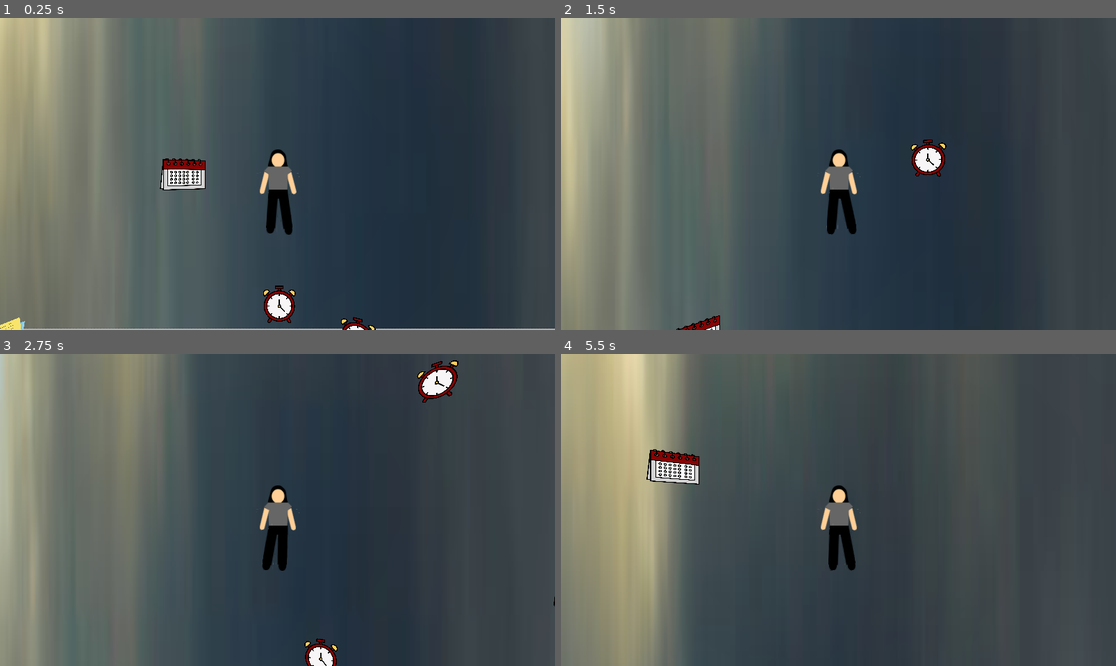
Above: before the commit, frames 1-4 (two rows, left to right).
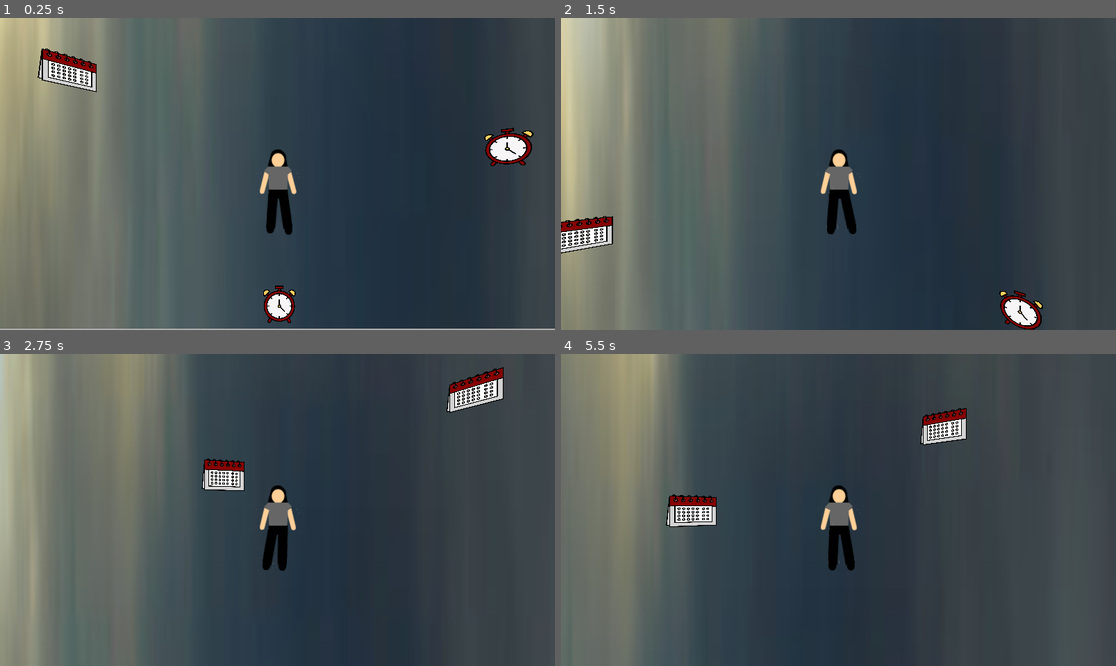
Above: after the commit, the same moments.

Repository: akkajoe/FallingUp
Game: Godot game, scene res://main.tscn
Two runs of this game, one before a commit and one after it. Both use one fixed random seed, a clock stepped at 60 frames per second and the inputs below. This scene is started directly instead of the project's main scene.
Inputs:
- Up to frame 1 (0.25 s): no input
- Up to frame 2 (1.5 s): tap Enter (ui_accept) at 0.5, 0.77 s; hold Right (right) 0.53-1.28 s; hold A (left) from 1.28 s (still down)
- Up to frame 3 (2.75 s): tap Enter (ui_accept) at 1.52 s; release A (left) at 2.03 s; hold Right (right) from 2.03 s (still down)
- Up to frame 4 (5.5 s): tap Enter (ui_accept) at 3.02, 3.77, 4.52 s; release Right (right) at 3.53 s; hold A (left) from 3.53 s (still down)

The runs differ from the first frame. In frame 1, 2.8% of the frame differs, in the area x 0-97%, y 9-100%; in frame 2, 2.3%; in frame 3, 2.7%; in frame 4, 24%, in the area x 0-74%, y 0-100%.

Commit message:
player respawing with fresh chunks after win

Diff:
--- a/fallingup/chunk.gd
+++ b/fallingup/chunk.gd
@@ -1,4 +1,5 @@
 extends Node3D
+class_name Chunk
 
 @export var chunk_height  = 300.0
 @export var obstacle_scene = preload("res://obstacle.tscn")
--- a/fallingup/main.gd
+++ b/fallingup/main.gd
@@ -1,10 +1,22 @@
 extends Node3D
 
-@export var chunk_scene= preload("res://chunk.tscn")
+@export var chunk_scene = preload("res://chunk.tscn")
 @export var chunk_spacing = 80.0
 
 var max_y_position = 0.0
 var chunk_count = 0
+
+func _ready():
+	# Reset chunk state
+	max_y_position = 0.0
+	chunk_count = 0
+	Chunk.global_positions.clear()
+
+	# Spawn initial chunks
+	for i in range(6):
+		spawn_chunk()
+		max_y_position += chunk_spacing
+
 
 func _process(_delta):
 	if $player.global_position.y > max_y_position - chunk_spacing * 5:
@@ -13,9 +25,14 @@
 
 func spawn_chunk():
 	var chunk = chunk_scene.instantiate()
+	chunk.name = "chunk_%d" % chunk_count  # Assign unique name
+	chunk_count += 1
 	add_child(chunk)
 	chunk.position.y = max_y_position
 
 func _on_obstacle_body_entered(body: Node) -> void:
-	# this will be called when the player hits an obstacle
 	print("Collision with:", body.name)
+
+func reset_game():
+	await get_tree().create_timer(0.5).timeout  # Optional short delay
+	get_tree().reload_current_scene()
--- a/fallingup/playebr.tscn
+++ b/fallingup/playebr.tscn
@@ -53,7 +53,7 @@
 transform = Transform3D(1, -4.91186e-19, 1.97622e-09, 1.97622e-09, 5.98532e-08, -1, -1.17792e-16, 1, 5.98532e-08, -0.0326604, 4.34909, -0.0057102)
 collision_layer = 2
 collision_mask = 2
-joint_offset = Transform3D(1, 0, 0, 0, 1, 0, 0, 0, 1, -1.85127e-09, -2.32833e-10, 0.936775)
+joint_offset = Transform3D(1, 0, 0, 0, 1, 0, 0, 0, 1, -1.85127e-09, -2.32834e-10, 0.936775)
 body_offset = Transform3D(1, -4.91186e-19, 1.97622e-09, 1.97622e-09, 2.48548e-10, -1, 0, 1, 2.48548e-10, 0, 0.936775, 0)
 bone_name = "Bone"
 
@@ -62,7 +62,7 @@
 shape = SubResource("CapsuleShape3D_iyp34")
 
 [node name="Physical Bone Bone_001" type="PhysicalBone3D" parent="Armature/Skeleton3D/PhysicalBoneSimulator3D" index="1"]
-transform = Transform3D(1, 5.50263e-15, 5.14024e-09, -2.0142e-10, 0.999232, 0.039184, -5.13629e-09, -0.039184, 0.999232, -0.0326604, 5.27187, -0.36778)
+transform = Transform3D(1, 5.50263e-15, 5.14024e-09, -2.01421e-10, 0.999232, 0.039184, -5.13629e-09, -0.039184, 0.999232, -0.0326604, 5.27187, -0.36778)
 collision_layer = 2
 collision_mask = 2
 joint_type = 1
@@ -94,7 +94,7 @@
 shape = SubResource("CapsuleShape3D_kctm3")
 
 [node name="Physical Bone Bone_004" type="PhysicalBone3D" parent="Armature/Skeleton3D/PhysicalBoneSimulator3D" index="3"]
-transform = Transform3D(1, 5.85162e-15, -4.99055e-09, 4.74649e-10, -0.995467, 0.0951085, -4.96793e-09, -0.0951085, -0.995467, -0.0326604, 5.25036, 0.36583)
+transform = Transform3D(1, 5.79611e-15, -4.99055e-09, 4.74649e-10, -0.995467, 0.0951085, -4.96793e-09, -0.0951085, -0.995467, -0.0326604, 5.25036, 0.36583)
 collision_layer = 2
 collision_mask = 2
 joint_type = 1
@@ -110,7 +110,7 @@
 shape = SubResource("CapsuleShape3D_d1y1e")
 
 [node name="Physical Bone Bone_005" type="PhysicalBone3D" parent="Armature/Skeleton3D/PhysicalBoneSimulator3D" index="4"]
-transform = Transform3D(1, 2.45619e-07, -6.94434e-10, 1.8144e-07, -0.736794, 0.676117, 1.65556e-07, -0.676117, -0.736794, -0.0326604, 4.8457, 1.13967)
+transform = Transform3D(1, 2.45619e-07, -6.94435e-10, 1.8144e-07, -0.736794, 0.676117, 1.65556e-07, -0.676117, -0.736794, -0.0326604, 4.8457, 1.13967)
 collision_layer = 2
 collision_mask = 2
 joint_type = 1
@@ -126,7 +126,7 @@
 shape = SubResource("CapsuleShape3D_q41k5")
 
 [node name="Physical Bone Bone_007" type="PhysicalBone3D" parent="Armature/Skeleton3D/PhysicalBoneSimulator3D" index="5"]
-transform = Transform3D(1, 1.58602e-15, 9.58272e-09, -4.06005e-09, 0.90581, 0.423685, -8.68012e-09, -0.423685, 0.90581, -0.0326604, 3.32997, -0.181778)
+transform = Transform3D(1, 1.58603e-15, 9.58272e-09, -4.06006e-09, 0.90581, 0.423685, -8.68012e-09, -0.423685, 0.90581, -0.0326604, 3.32997, -0.181778)
 collision_layer = 2
 collision_mask = 2
 joint_offset = Transform3D(1, 0, 0, 0, 1, 0, 0, 0, 1, 1.86264e-09, -4.4208e-07, 0.194376)
@@ -154,10 +154,10 @@
 shape = SubResource("CapsuleShape3D_bi168")
 
 [node name="Physical Bone Bone_010" type="PhysicalBone3D" parent="Armature/Skeleton3D/PhysicalBoneSimulator3D" index="7"]
-transform = Transform3D(-1, -6.27833e-07, 8.2723e-09, -5.70361e-07, 0.913812, 0.406139, -2.62547e-07, 0.406139, -0.913812, -0.032864, 3.33281, 0.173197)
+transform = Transform3D(-1, -6.27833e-07, 8.27228e-09, -5.70361e-07, 0.913812, 0.406139, -2.62547e-07, 0.406139, -0.913812, -0.032864, 3.33281, 0.173197)
 collision_layer = 2
 collision_mask = 2
-joint_offset = Transform3D(1, 0, 0, 0, 1, 0, 0, 0, 1, -0.000203694, -5.64358e-07, 0.195781)
+joint_offset = Transform3D(1, 0, 0, 0, 1, 0, 0, 0, 1, -0.000203693, -5.64358e-07, 0.195781)
 body_offset = Transform3D(1, 4.26326e-14, -8.27244e-09, -8.27249e-09, 5.36442e-07, -1, 1.42109e-14, 1, 4.47035e-07, 0.000203695, 0.195781, 4.76837e-07)
 bone_name = "Bone.010"
 
@@ -170,7 +170,7 @@
 collision_layer = 2
 collision_mask = 2
 joint_type = 1
-joint_offset = Transform3D(1, 0, 0, 0, 1, 0, 0, 0, 1, 1.15956e-09, -2.30624e-08, 0.854779)
+joint_offset = Transform3D(1, 0, 0, 0, 1, 0, 0, 0, 1, 1.15957e-09, -2.30625e-08, 0.854779)
 body_offset = Transform3D(1, 5.68434e-14, -1.35657e-09, -1.35657e-09, -2.82175e-09, -1, 0, 1, 2.69806e-08, 0, 0.854779, 0)
 bone_name = "Bone.011"
 joint_constraints/bias = 0.3
--- a/fallingup/player.gd
+++ b/fallingup/player.gd
@@ -38,6 +38,30 @@
 
 func _ready():
 	name = "player"
+
+	# ✅ RESET GAME STATE
+	state = "floating"
+	time_since_last_collect = 0.0
+	_ground_contact_started = false
+	_ground_contact_time = 0.0
+	in_knockback = false
+	knockback_velocity = 0.0
+	knockback_timer = 0.0
+	current_turn_speed = 0.0
+	ragdoll_started = false
+	collided_with_obstacle = false
+	spin_fall = false
+	velocity = Vector3.ZERO
+
+	# Reset material color
+	_set_color(Color(1, 1, 1))
+
+	# Reset glow strength
+	if world_env and world_env.environment:
+		world_env.environment.glow_strength = 0.0
+
+	# Refresh override materials
+	override_mats.clear()
 	for m in get_children():
 		if m is MeshInstance3D:
 			var orig = m.mesh.surface_get_material(0) as StandardMaterial3D
@@ -46,6 +70,7 @@
 			var dup = orig.duplicate() as StandardMaterial3D
 			m.set_surface_override_material(0, dup)
 			override_mats.append(dup)
+
 
 func _set_color(c) -> void:
 	for mat in override_mats:
@@ -79,12 +104,21 @@
 		time_since_last_collect = 0.0
 
 	# WIN (green) check
+	# WIN (green) check
 	if state != "gameover" and world_env.environment.glow_strength >= glow_green_threshold:
 		state = "gameover"
 		_set_color(Color(0,1,0))
 		velocity = Vector3.ZERO
 		move_and_slide()
+
+		print("You win! Restarting...")
+		await get_tree().create_timer(2.0).timeout  # optional delay before restart
+		var main = get_tree().current_scene
+		main.reset_game()
+		_ready()  # reinitialize player
+
 		return
+
 
 	# Freeze if gameover
 	if state == "gameover":
--- a/fallingup/test2.tscn
+++ b/fallingup/test2.tscn
@@ -45,11 +45,11 @@
 script = ExtResource("2_qih2i")
 
 [node name="torso" type="PhysicalBone3D" parent="Armature/Skeleton3D/PhysicalBoneSimulator3D" index="0"]
-transform = Transform3D(0.01, -8.05877e-21, 2.5451e-11, 9.10203e-18, -0.01, -3.57946e-09, 2.5451e-11, 3.57946e-09, -0.01, -0.000326604, 5.71048e-05, 0.043491)
+transform = Transform3D(0.01, -8.05666e-21, 2.5451e-11, 9.10203e-18, -0.01, -3.57946e-09, 2.5451e-11, 3.57946e-09, -0.01, -0.000326604, 5.71048e-05, 0.043491)
 collision_layer = 2
 collision_mask = 2
 joint_type = 3
-joint_offset = Transform3D(1, 0, 0, 0, 1, 0, 0, 0, 1, 5.26192e-10, 1.15716e-09, 0.936777)
+joint_offset = Transform3D(1, 0, 0, 0, 1, 0, 0, 0, 1, 5.26189e-10, 1.15716e-09, 0.936777)
 body_offset = Transform3D(0.01, -8.05877e-21, 2.5451e-11, 2.5451e-11, 3.18146e-12, -0.01, -3.97047e-23, 0.01, 3.18146e-12, -2.91038e-11, 0.00936777, -1.45519e-11)
 bone_name = "Bone"
 joint_constraints/angular_limit_enabled = true
@@ -69,11 +69,11 @@
 node_b = NodePath("../../hipleft")
 
 [node name="Physical Bone Bone_001" type="PhysicalBone3D" parent="Armature/Skeleton3D/PhysicalBoneSimulator3D" index="1"]
-transform = Transform3D(0.01, -2.51746e-21, 4.04647e-25, 9.90528e-23, 0.000391857, -0.00999232, 2.51551e-21, 0.00999232, 0.000391857, -0.000326604, 0.00376866, 0.0528139)
+transform = Transform3D(0.01, -2.51746e-21, 4.04655e-25, 9.90528e-23, 0.000391857, -0.00999232, 2.51551e-21, 0.00999232, 0.000391857, -0.000326604, 0.00376865, 0.0528139)
 collision_layer = 2
 collision_mask = 2
 joint_type = 1
-joint_offset = Transform3D(1, 0, 0, 0, 1, 0, 0, 0, 1, -3.17962e-23, -0.0100656, 0.371045)
+joint_offset = Transform3D(1, 0, 0, 0, 1, 0, 0, 0, 1, -3.17961e-23, -0.0100656, 0.371045)
 body_offset = Transform3D(0.01, -1.66987e-23, 4.03935e-25, 4.03928e-25, -2.2992e-09, -0.01, 1.66998e-23, 0.01, -2.2992e-09, 0, 0.00371045, 0.000100657)
 friction = 0.15
 bone_name = "Bone.001"
@@ -86,11 +86,11 @@
 shape = SubResource("CapsuleShape3D_sth5e")
 
 [node name="Physical Bone Bone_002" type="PhysicalBone3D" parent="Armature/Skeleton3D/PhysicalBoneSimulator3D" index="2"]
-transform = Transform3D(0.01, -4.16184e-17, -4.69913e-11, -3.44115e-11, 0.00680988, -0.00732295, 3.20006e-11, 0.00732295, 0.00680988, -0.000326604, 0.011014, 0.0491196)
+transform = Transform3D(0.01, -3.9398e-17, -4.69913e-11, -3.44114e-11, 0.00680988, -0.00732295, 3.20005e-11, 0.00732295, 0.00680988, -0.000326604, 0.011014, 0.0491196)
 collision_layer = 2
 collision_mask = 2
 joint_type = 1
-joint_offset = Transform3D(1, 0, 0, 0, 1, 0, 0, 0, 1, 2.38417e-09, -1.25934e-06, 0.507364)
+joint_offset = Transform3D(1, 0, 0, 0, 1, 0, 0, 0, 1, 2.38417e-09, -1.25935e-06, 0.507364)
 body_offset = Transform3D(0.01, -4.08049e-17, -4.69913e-11, -4.69913e-11, 2.32831e-09, -0.01, 5.55112e-17, 0.01, 2.79397e-09, 0, 0.00507364, 1.11759e-08)
 bone_name = "Bone.002"
 joint_constraints/bias = 0.3
@@ -118,7 +118,7 @@
 shape = SubResource("CapsuleShape3D_yerdr")
 
 [node name="Physical Bone Bone_005" type="PhysicalBone3D" parent="Armature/Skeleton3D/PhysicalBoneSimulator3D" index="4"]
-transform = Transform3D(0.00999814, 8.63868e-05, 0.000172395, -0.000182084, 0.00717223, 0.00696606, -6.34677e-05, -0.0069679, 0.00717247, -0.000420888, -0.0111843, 0.0482447)
+transform = Transform3D(0.00999814, 8.63869e-05, 0.000172395, -0.000182084, 0.00717223, 0.00696606, -6.34677e-05, -0.0069679, 0.00717247, -0.000420888, -0.0111843, 0.0482447)
 collision_layer = 2
 collision_mask = 2
 joint_type = 1
@@ -134,7 +134,7 @@
 shape = SubResource("CapsuleShape3D_ijgdv")
 
 [node name="Physical Bone Bone_007" type="PhysicalBone3D" parent="Armature/Skeleton3D/PhysicalBoneSimulator3D" index="5"]
-transform = Transform3D(0.01, 7.25966e-17, 1.22659e-10, 1.11106e-10, 0.00423685, -0.0090581, -5.19688e-11, 0.0090581, 0.00423685, -0.000326604, 0.00181817, 0.0333011)
+transform = Transform3D(0.01, 7.25967e-17, 1.22659e-10, 1.11106e-10, 0.00423685, -0.0090581, -5.19688e-11, 0.0090581, 0.00423685, -0.000326604, 0.00181817, 0.0333011)
 collision_layer = 2
 collision_mask = 2
 joint_offset = Transform3D(1, 0, 0, 0, 1, 0, 0, 0, 1, 1.2168e-08, -0.000143674, 0.194352)
@@ -146,7 +146,7 @@
 shape = SubResource("CapsuleShape3D_ow83g")
 
 [node name="Physical Bone Bone_008" type="PhysicalBone3D" parent="Armature/Skeleton3D/PhysicalBoneSimulator3D" index="6"]
-transform = Transform3D(0.01, 2.52447e-15, -2.78019e-11, 2.75484e-13, 0.0099995, 9.9996e-05, 2.78006e-11, -9.9996e-05, 0.0099995, -0.000326604, 0.00358121, 0.0243058)
+transform = Transform3D(0.01, 2.52446e-15, -2.78019e-11, 2.75484e-13, 0.0099995, 9.9996e-05, 2.78005e-11, -9.9996e-05, 0.0099995, -0.000326604, 0.00358121, 0.0243058)
 collision_layer = 2
 collision_mask = 2
 joint_type = 1
@@ -162,10 +162,10 @@
 shape = SubResource("CapsuleShape3D_kshcw")
 
 [node name="hipleft" type="PhysicalBone3D" parent="Armature/Skeleton3D/PhysicalBoneSimulator3D" index="7"]
-transform = Transform3D(0.01, 2.35368e-16, -1.21781e-10, 1.11285e-10, 0.00406136, 0.00913813, 4.94599e-11, -0.00913813, 0.00406136, -0.000326604, -0.00173197, 0.0333281)
+transform = Transform3D(0.01, 2.39809e-16, -1.21781e-10, 1.11285e-10, 0.00406136, 0.00913813, 4.94599e-11, -0.00913813, 0.00406136, -0.000326604, -0.00173197, 0.0333281)
 collision_layer = 2
 collision_mask = 2
-joint_offset = Transform3D(1, 0, 0, 0, 1, 0, 0, 0, 1, 2.38424e-09, -2.01198e-07, 0.195781)
+joint_offset = Transform3D(1, 0, 0, 0, 1, 0, 0, 0, 1, 2.38424e-09, -2.01197e-07, 0.195781)
 body_offset = Transform3D(0.01, 2.35368e-16, -1.21781e-10, -1.21781e-10, 1.97906e-08, -0.01, 6.93889e-18, 0.01, 1.97906e-08, 0, 0.00195781, -1.86265e-09)
 bone_name = "Bone.010"
 
@@ -182,7 +182,7 @@
 collision_layer = 2
 collision_mask = 2
 joint_type = 1
-joint_offset = Transform3D(1, 0, 0, 0, 1, 0, 0, 0, 1, 3.97106e-14, -9.81824e-08, 0.817048)
+joint_offset = Transform3D(1, 0, 0, 0, 1, 0, 0, 0, 1, 3.97106e-14, -9.81821e-08, 0.817049)
 body_offset = Transform3D(0.01, 1.33227e-15, -4.86025e-16, -4.86025e-16, -2.23156e-10, -0.01, -1.33227e-15, 0.01, -2.23156e-10, 0, 0.00817049, 1.16415e-09)
 bone_name = "Bone.011"
 joint_constraints/bias = 0.3
